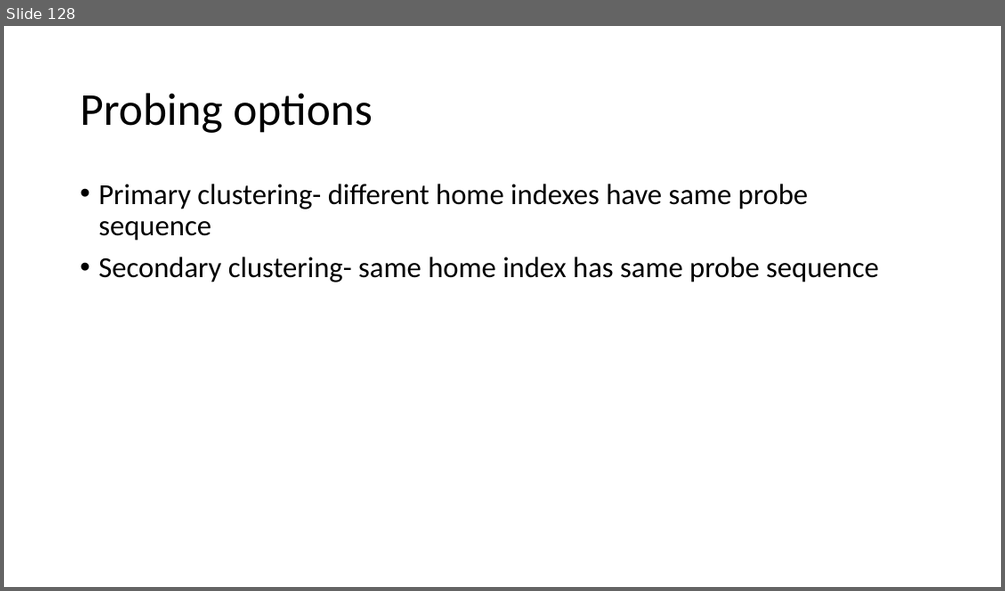
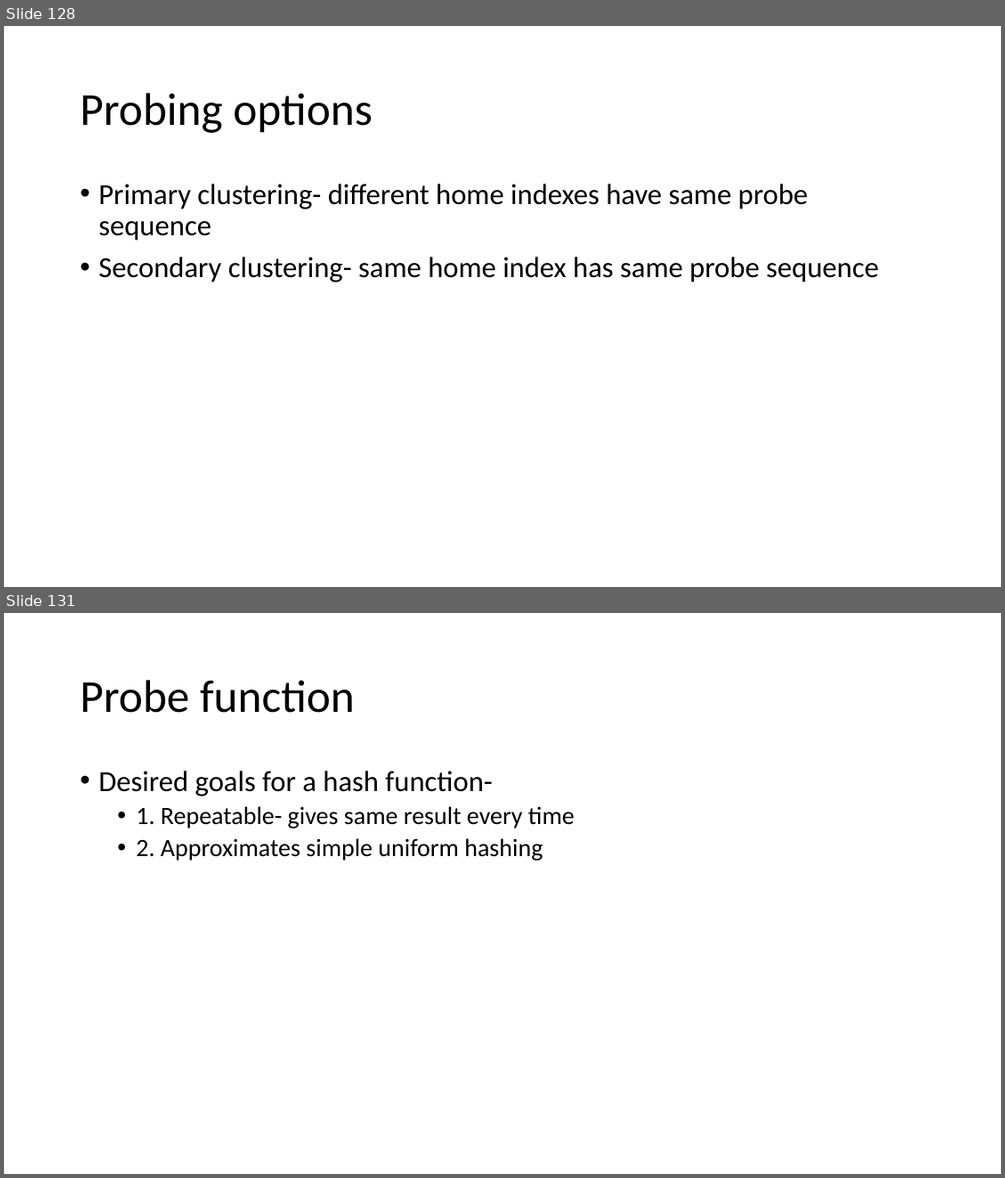
Before and after one commit to skalakm/232, a slide deck: notes.pptx. Shown one above the other, each under a label of ours: slide 128 before the commit, slides 128 and 131 after it; the slides between them are not shown. The pictures are 1005x591 and 1005x1178 pixels, drawn with LibreOffice and Linux fonts; fonts in the diff are those of the drawing. Boxes give left, top, right and bottom in pixels: in the first picture for what was removed or moved away, otherwise in the second. Text is boxed around its words. In the diff, an @@ line names an element or a change of style, - is before the commit and + after.

```diff
--- a/notes.pptx
+++ b/notes.pptx
@@ slide 131 added at [4,613,1001,1174], background #FFFFFF @@
@@ title added at [80,680,355,713], 44 pt, text #000000 @@
+Probe function
@@ text added at [98,771,574,860], 24 pt, text #000000 @@
+• Desired goals for a hash function-
+  • 1. Repeatable- gives same result every time
+  • 2. Approximates simple uniform hashing
```
Also in this commit, not shown: 3 other slides added, 1 other file.
